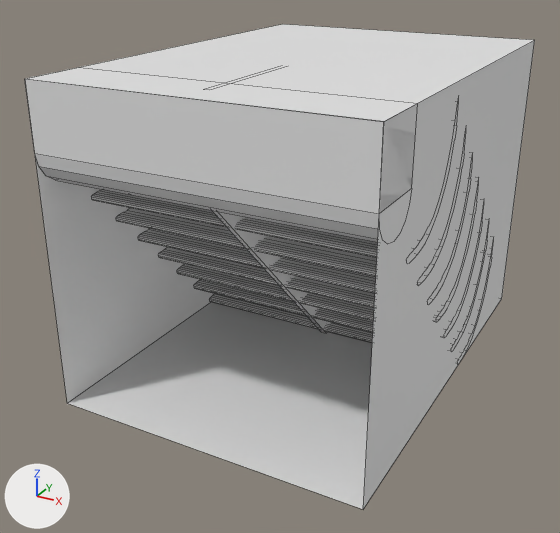
Two versions of the FBX model Capstone weather visualization/Assets/MY/Models/Exhaust&Nozzle/Exhaust.fbx, one commit apart.
Camera for both pictures: a camera (50 mm lens) standing at (10.7, -23.48, 13.65) and looking at (-0.8, -2.56, 3.19). Arrows for +X, +Y and +Z are at lower left; the lights stay in place. Mesh edges are drawn as thin lines. Where no turn or scale is listed for an object, it has been applied to the vertices.

The scene before the commit, as lines of its bpy script (objects in view):
```python
me_circle = bpy.data.meshes.new('Circle')
me_circle.from_pydata(...)  # 78 vertices, 39 faces; spans x -3.6..-0.01, y -0.71..2.6, z 0.0..5.0
me_cylinder = bpy.data.meshes.new('Cylinder')
me_cylinder.from_pydata(...)  # 22 vertices, 13 faces; spans x -5.0..5.0, y -1.02..1.02, z -1.0..1.99
# before: 1 (5.0, 1.0, 0.0) at pixel (411, 188), 3 (5.0, 0.92, -0.38) at pixel (409, 204), 5 (5.0, 0.71, -0.71) at pixel (405, 220), 7 (5.0, 0.38, -0.92) at pixel (399, 233), 9 (5.0, 0.0, -1.0) at pixel (393, 241)
# before: 11 (5.0, -0.38, -0.92) at pixel (387, 244), 13 (5.0, -0.71, -0.71) at pixel (382, 240), 15 (5.0, -0.92, -0.38) at pixel (379, 229), 17 (5.0, -1.0, 0.0) at pixel (379, 213)
ob_circle_011 = bpy.data.objects.new('Circle.011', me_circle)
ob_circle_011.location = (-5.0, -3.0, 3.0)
ob_circle_011.rotation_euler = (0.0, 1.571, 0.0)  # degrees (0, 90, 0)
ob_circle_013 = bpy.data.objects.new('Circle.013', me_circle)
ob_circle_013.location = (-5.0, 0.0, 0.0)
ob_circle_013.rotation_euler = (0.0, 1.571, 0.0)  # degrees (0, 90, 0)
ob_cylinder = bpy.data.objects.new('Cylinder', me_cylinder)
ob_cylinder.location = (0.0, -7.7, 8.0)
# also in view: 'Circle.006' at (2.5, -3.06, 5.81); 'Circle.007' at (-2.5, -3.06, 5.81); 'Circle.002' at (2.5, -2.06, 4.81); 'Circle.008' at (-2.5, -5.06, 7.81); 'Circle.009' at (-2.5, -4.06, 6.81)
```
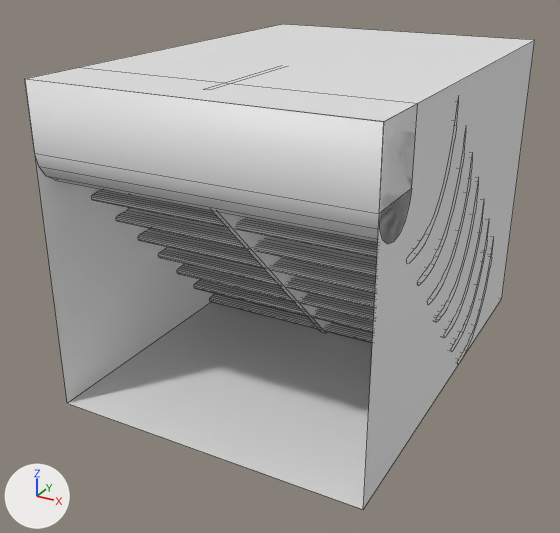
Boxes [x1, y1, x2, y2] around the edits, measured in the pictures (560 x 533 px):
'Cylinder', reshaped
    before: [25, 79, 417, 242]
    after: [25, 79, 417, 244]
part 1 of me_cylinder, added
    after: [379, 191, 411, 244]

Patch to the scene script:
```diff
--- a/Capstone weather visualization/Assets/MY/Models/Exhaust&Nozzle/Exhaust.fbx.py
+++ b/Capstone weather visualization/Assets/MY/Models/Exhaust&Nozzle/Exhaust.fbx.py
@@ me_cylinder @@
 # used by ob_cylinder; location = (0.0, -7.7, 8.0)
 # verts and faces of me_cylinder; kept vertices keep their numbers, new ones are numbered from 22
-me_cylinder.from_pydata(...)  # 22 vertices, 13 faces; spans x -5.0..5.0, y -1.02..1.02, z -1.0..1.99
+me_cylinder.from_pydata(...)  # 22 vertices, 15 faces; spans x -5.0..5.0, y -1.02..1.02, z -1.0..1.99
+# me_cylinder part 1
+faces += [(1, 17, 15, 13, 11, 9, 7, 5, 3)]
+# me_cylinder part 2: the surface is now shaded smooth
```
